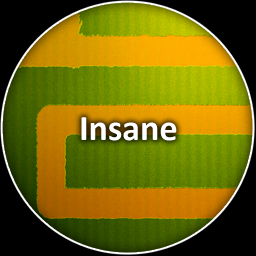
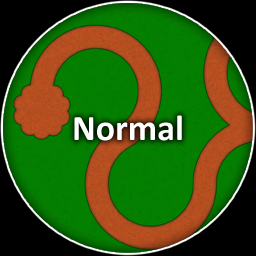
Before/after of a 256×256 layered artwork. What changed in the layer stack:
renamed "Insane" to "Normal", painted on it over [74, 115, 182, 141]
showed "map2button" over [0, 0, 256, 256]
hid "Layer 1" over [0, 0, 256, 256]
